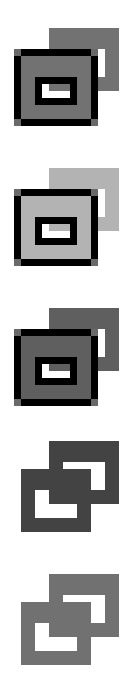
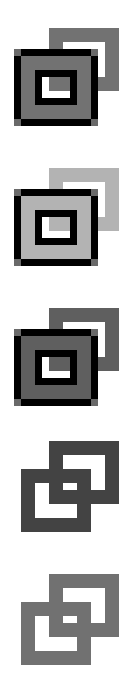
Layered file, before and after one edit (140×700). Changes by layer:
painted on "Shape 3 copy 4" over [35, 70, 77, 77]
painted on "Shape 3 copy 3" over [63, 42, 105, 49]
painted on "Shape 3 copy 10" over [35, 616, 77, 623]
painted on "Shape 3 copy 9" over [63, 588, 105, 595]
painted on "Shape 3 copy 8" over [35, 483, 77, 490]
painted on "Shape 3 copy 7" over [63, 455, 105, 462]
painted on "Shape 3 copy 6" over [35, 350, 77, 357]
painted on "Shape 3 copy 5" over [63, 322, 105, 329]
painted on "Shape 3 copy" over [35, 210, 77, 217]
painted on "Shape 3 copy 2" over [63, 182, 105, 189]
